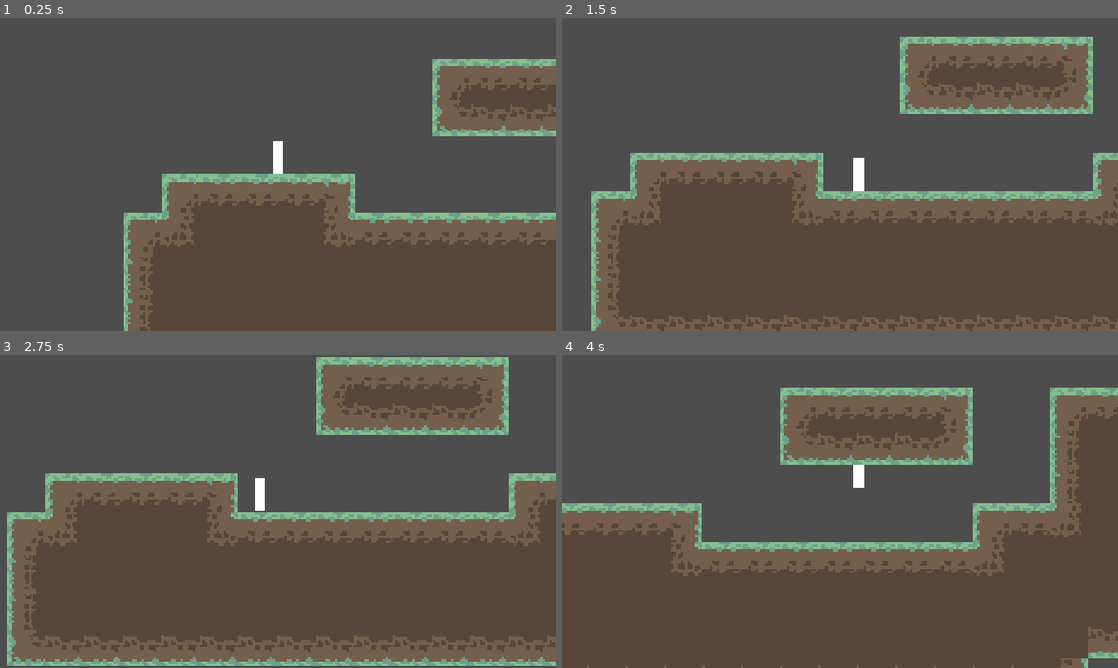
Above: before the commit, frames 1-4 (two rows, left to right).
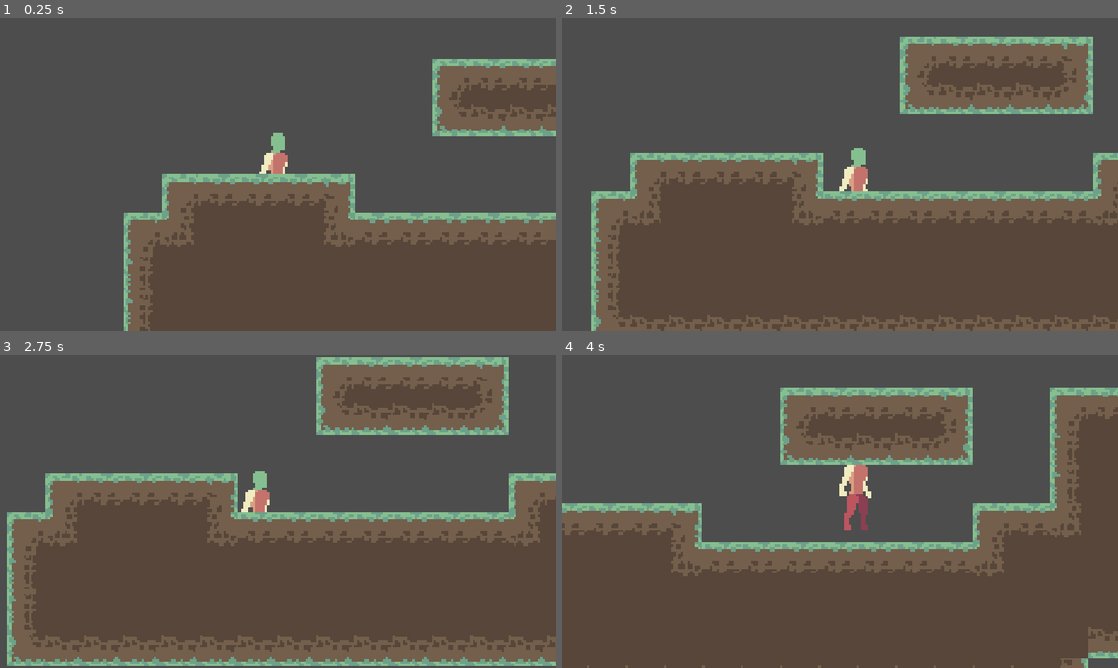
Above: after the commit, the same moments.

Repository: Yot-25/Earth-Shifter
Game: Godot game, scene res://Scenes/main.tscn
Same seed, same stepped clock (60 frames per second), same inputs: the game is played once before the commit and once after it.
Inputs:
- Up to frame 1 (0.25 s): no input
- Up to frame 2 (1.5 s): tap Enter (ui_accept) at 0.5, 0.77 s; hold Right (ui_right) from 0.53 s (still down)
- Up to frame 3 (2.75 s): tap Enter (ui_accept) at 1.52 s; release Right (ui_right) at 2.03 s; hold Left (ui_left) from 2.03 s (still down)
- Up to frame 4 (4 s): release Left (ui_left) at 2.78 s; hold Right (ui_right) from 2.78 s (still down); tap Enter (ui_accept) at 3.02, 3.77 s

The runs differ from the first frame. In frame 1, 0.4% of the frame differs, in the area x 46-52%, y 36-50%; in frame 2, 0.5%; in frame 3, 0.4%; in frame 4, 0.7%, in the area x 49-56%, y 35-56%.

Commit message:
state machine implementation
-simple node based statemachine setup
-exported spritesheet from aseprite
-2d animations setup ready

Diff:
--- a/Scenes/Player/player.tscn
+++ b/Scenes/Player/player.tscn
@@ -1,12 +1,191 @@
 [gd_scene format=3 uid="uid://cx1jf4a1jjwyq"]
 
 [ext_resource type="Script" uid="uid://byllepnvvlavv" path="res://Scenes/player.gd" id="1_uvnfx"]
+[ext_resource type="Texture2D" uid="uid://kdps6emqdhf7" path="res://Assets/PNG/mainCharacter.png" id="2_a3d8c"]
+[ext_resource type="Script" uid="uid://c6bhadr0golbm" path="res://Scritps/Player/state_machine.gd" id="2_xpcdj"]
+[ext_resource type="Script" uid="uid://dnyfs52vva01p" path="res://Scritps/Player/idle_state.gd" id="3_mtuoh"]
 
 [sub_resource type="CapsuleShape2D" id="CapsuleShape2D_5hse1"]
 radius = 2.0
 height = 4.0
 
-[sub_resource type="QuadMesh" id="QuadMesh_3in7d"]
+[sub_resource type="AtlasTexture" id="AtlasTexture_xpcdj"]
+atlas = ExtResource("2_a3d8c")
+region = Rect2(0, 0, 48, 48)
+
+[sub_resource type="AtlasTexture" id="AtlasTexture_mtuoh"]
+atlas = ExtResource("2_a3d8c")
+region = Rect2(48, 0, 48, 48)
+
+[sub_resource type="AtlasTexture" id="AtlasTexture_htcer"]
+atlas = ExtResource("2_a3d8c")
+region = Rect2(96, 0, 48, 48)
+
+[sub_resource type="AtlasTexture" id="AtlasTexture_dd0ac"]
+atlas = ExtResource("2_a3d8c")
+region = Rect2(144, 0, 48, 48)
+
+[sub_resource type="AtlasTexture" id="AtlasTexture_0u5uq"]
+atlas = ExtResource("2_a3d8c")
+region = Rect2(192, 96, 48, 48)
+
+[sub_resource type="AtlasTexture" id="AtlasTexture_jlvik"]
+atlas = ExtResource("2_a3d8c")
+region = Rect2(144, 96, 48, 48)
+
+[sub_resource type="AtlasTexture" id="AtlasTexture_gk6dx"]
+atlas = ExtResource("2_a3d8c")
+region = Rect2(96, 144, 48, 48)
+
+[sub_resource type="AtlasTexture" id="AtlasTexture_jhyir"]
+atlas = ExtResource("2_a3d8c")
+region = Rect2(144, 144, 48, 48)
+
+[sub_resource type="AtlasTexture" id="AtlasTexture_74mp2"]
+atlas = ExtResource("2_a3d8c")
+region = Rect2(192, 144, 48, 48)
+
+[sub_resource type="AtlasTexture" id="AtlasTexture_oikmp"]
+atlas = ExtResource("2_a3d8c")
+region = Rect2(0, 144, 48, 48)
+
+[sub_resource type="AtlasTexture" id="AtlasTexture_06tpx"]
+atlas = ExtResource("2_a3d8c")
+region = Rect2(48, 144, 48, 48)
+
+[sub_resource type="AtlasTexture" id="AtlasTexture_7g0yx"]
+atlas = ExtResource("2_a3d8c")
+region = Rect2(96, 96, 48, 48)
+
+[sub_resource type="AtlasTexture" id="AtlasTexture_dey5f"]
+atlas = ExtResource("2_a3d8c")
+region = Rect2(192, 0, 48, 48)
+
+[sub_resource type="AtlasTexture" id="AtlasTexture_r5xpd"]
+atlas = ExtResource("2_a3d8c")
+region = Rect2(0, 48, 48, 48)
+
+[sub_resource type="AtlasTexture" id="AtlasTexture_ks1b7"]
+atlas = ExtResource("2_a3d8c")
+region = Rect2(48, 48, 48, 48)
+
+[sub_resource type="AtlasTexture" id="AtlasTexture_hnuln"]
+atlas = ExtResource("2_a3d8c")
+region = Rect2(96, 48, 48, 48)
+
+[sub_resource type="AtlasTexture" id="AtlasTexture_aqm4k"]
+atlas = ExtResource("2_a3d8c")
+region = Rect2(144, 48, 48, 48)
+
+[sub_resource type="AtlasTexture" id="AtlasTexture_rcvs5"]
+atlas = ExtResource("2_a3d8c")
+region = Rect2(192, 48, 48, 48)
+
+[sub_resource type="AtlasTexture" id="AtlasTexture_h8ma5"]
+atlas = ExtResource("2_a3d8c")
+region = Rect2(0, 96, 48, 48)
+
+[sub_resource type="AtlasTexture" id="AtlasTexture_eksi1"]
+atlas = ExtResource("2_a3d8c")
+region = Rect2(48, 96, 48, 48)
+
+[sub_resource type="SpriteFrames" id="SpriteFrames_egdpp"]
+animations = [{
+"frames": [{
+"duration": 1.0,
+"texture": SubResource("AtlasTexture_xpcdj")
+}, {
+"duration": 1.0,
+"texture": SubResource("AtlasTexture_mtuoh")
+}, {
+"duration": 1.0,
+"texture": SubResource("AtlasTexture_htcer")
+}, {
+"duration": 1.0,
+"texture": SubResource("AtlasTexture_dd0ac")
+}],
+"loop": 1,
+"name": &"idle",
+"speed": 5.0
+}, {
+"frames": [{
+"duration": 1.0,
+"texture": SubResource("AtlasTexture_0u5uq")
+}],
+"loop": 1,
+"name": &"jumpdown",
+"speed": 5.0
+}, {
+"frames": [{
+"duration": 1.0,
+"texture": SubResource("AtlasTexture_jlvik")
+}],
+"loop": 1,
+"name": &"jumpup",
+"speed": 5.0
+}, {
+"frames": [{
+"duration": 1.0,
+"texture": SubResource("AtlasTexture_gk6dx")
+}, {
+"duration": 1.0,
+"texture": SubResource("AtlasTexture_jhyir")
+}, {
+"duration": 1.0,
+"texture": SubResource("AtlasTexture_74mp2")
+}],
+"loop": 1,
+"name": &"launch",
+"speed": 4.0
+}, {
+"frames": [{
+"duration": 1.0,
+"texture": SubResource("AtlasTexture_oikmp")
+}, {
+"duration": 1.0,
+"texture": SubResource("AtlasTexture_06tpx")
+}],
+"loop": 1,
+"name": &"place",
+"speed": 2.0
+}, {
+"frames": [{
+"duration": 1.0,
+"texture": SubResource("AtlasTexture_7g0yx")
+}],
+"loop": 1,
+"name": &"preparejump",
+"speed": 5.0
+}, {
+"frames": [{
+"duration": 1.0,
+"texture": SubResource("AtlasTexture_dey5f")
+}, {
+"duration": 1.0,
+"texture": SubResource("AtlasTexture_r5xpd")
+}, {
+"duration": 1.0,
+"texture": SubResource("AtlasTexture_ks1b7")
+}, {
+"duration": 1.0,
+"texture": SubResource("AtlasTexture_hnuln")
+}, {
+"duration": 1.0,
+"texture": SubResource("AtlasTexture_aqm4k")
+}, {
+"duration": 1.0,
+"texture": SubResource("AtlasTexture_rcvs5")
+}, {
+"duration": 1.0,
+"texture": SubResource("AtlasTexture_h8ma5")
+}, {
+"duration": 1.0,
+"texture": SubResource("AtlasTexture_eksi1")
+}],
+"loop": 1,
+"name": &"walk",
+"speed": 8.0
+}]
 
 [node name="player" type="CharacterBody2D" unique_id=685150532]
 script = ExtResource("1_uvnfx")
@@ -14,11 +193,6 @@
 [node name="CollisionShape2D" type="CollisionShape2D" parent="." unique_id=1693123886]
 position = Vector2(0, -2)
 shape = SubResource("CapsuleShape2D_5hse1")
-
-[node name="MeshInstance2D" type="MeshInstance2D" parent="." unique_id=606276764]
-position = Vector2(0, -7)
-scale = Vector2(4.5, 13.750001)
-mesh = SubResource("QuadMesh_3in7d")
 
 [node name="Camera2D" type="Camera2D" parent="." unique_id=1843671749]
 zoom = Vector2(5, 5)
@@ -26,13 +200,24 @@
 position_smoothing_speed = 3.0
 
 [node name="stateMachine" type="Node" parent="." unique_id=435908980]
+script = ExtResource("2_xpcdj")
 
 [node name="idleState" type="Node" parent="stateMachine" unique_id=1327834953]
+process_mode = 4
+script = ExtResource("3_mtuoh")
 
 [node name="walkState" type="Node" parent="stateMachine" unique_id=1610065569]
-
-[node name="riseState" type="Node" parent="stateMachine" unique_id=627714587]
+process_mode = 4
+
+[node name="placeState" type="Node" parent="stateMachine" unique_id=627714587]
+process_mode = 4
 
 [node name="jumpState" type="Node" parent="stateMachine" unique_id=1719445707]
-
-[node name="attackState" type="Node" parent="stateMachine" unique_id=1502767952]
+process_mode = 4
+
+[node name="launchState" type="Node" parent="stateMachine" unique_id=1502767952]
+process_mode = 4
+
+[node name="animator" type="AnimatedSprite2D" parent="." unique_id=467692807]
+sprite_frames = SubResource("SpriteFrames_egdpp")
+animation = &"idle"
--- /dev/null
+++ b/Scritps/Player/baseState.gd
@@ -0,0 +1,4 @@
+@abstract class_name baseState extends Node
+
+@abstract func OnEnter() -> void
+@abstract func OnExit() -> void
--- /dev/null
+++ b/Scritps/Player/idle_state.gd
@@ -0,0 +1,13 @@
+extends baseState
+
+@onready var animator: AnimatedSprite2D = $"../../animator"
+
+func _input(event: InputEvent) -> void:
+	pass
+
+func OnEnter() -> void:
+	print("Idle Entered")
+	animator.play("idle")
+
+func OnExit() -> void:
+	pass
--- /dev/null
+++ b/Scritps/Player/state_machine.gd
@@ -0,0 +1,38 @@
+extends Node
+
+
+@onready var animator: AnimatedSprite2D = $"../animator"
+@onready var idle_state: Node = $idleState
+@onready var walk_state: Node = $walkState
+@onready var place_state: Node = $placeState
+@onready var jump_state: Node = $jumpState
+@onready var launch_state: Node = $launchState
+var stateDictionary: Dictionary[STATES, Node]
+var disableNode: int = 4
+var enableNode: int = 0
+
+enum STATES {IDLE, WALK, JUMP, LAUNCH, PLACE}
+var currentState: STATES = STATES.IDLE
+
+func _ready() -> void:
+	stateDictionary = {
+		STATES.IDLE: idle_state,
+		STATES.WALK: walk_state,
+		STATES.JUMP: jump_state,
+		STATES.PLACE: place_state,
+		STATES.LAUNCH: launch_state
+		}
+	ChangeState(STATES.IDLE)
+
+
+func ChangeState(newState:STATES) -> void:
+	Disable()
+	currentState = newState
+	stateDictionary.get(newState).OnEnter()
+	Enable()
+
+func Disable() ->void:
+	stateDictionary.get(currentState).process_mode = disableNode
+
+func Enable() ->void:
+	stateDictionary.get(currentState).process_mode = enableNode
Binary file added: Assets/PNG/mainCharacter.png
Not shown, added: Assets/PNG/mainCharacter.png.import
Not shown, added: Scritps/Player/baseState.gd.uid
Not shown, added: Scritps/Player/idle_state.gd.uid
Not shown, added: Scritps/Player/state_machine.gd.uid
Not shown, added: Scenes/Player/player.tscn4037242712.tmp
Not shown, added: Scenes/Player/player.tscn4182254576.tmp
